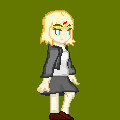
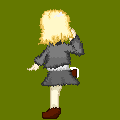
Comparing the layer stacks of the two w=120, h=120 images. Changes:
added group "頭" with 2 layers above "右手" over left=38, top=9, right=74, bottom=46
added layer "向內" (1st of 2, in "頭") in group "頭" over left=38, top=9, right=74, bottom=46
renamed "頭" to "向右", hid it, moved it into group "頭", painted on it over left=38, top=9, right=76, bottom=46
added group "右手" with 2 layers above "脖子" over left=38, top=27, right=85, bottom=88
added layer "上灣" in group "右手" over left=58, top=27, right=85, bottom=57
renamed "右手" to "直", hid it, moved it into group "右手", painted on it over left=37, top=41, right=60, bottom=93
added group "身體" with 2 layers above "裙表" over left=43, top=39, right=71, bottom=73
added layer "向內" (2nd of 2, in "身體") in group "身體" over left=43, top=39, right=71, bottom=71
renamed "身體" to "向右", hid it, moved it into group "身體", painted on it over left=46, top=40, right=70, bottom=76
added group "裙表" with 2 layers above "左腳" over left=41, top=58, right=80, bottom=89
renamed "裙表" to "向右", moved it into group "裙表", painted on it over left=40, top=68, right=80, bottom=120
added group "左腳" with 2 layers above "右腳" over left=42, top=78, right=80, bottom=119
added layer "直" (2nd of 5, in "左腳") in group "左腳" over left=42, top=85, right=62, bottom=119
renamed "左腳" to "微彎", hid it, moved it into group "左腳", painted on it over left=58, top=78, right=80, bottom=120
added group "右腳" with 6 layers above "裙底" over left=53, top=41, right=85, bottom=115
renamed "右腳" to "直", moved it into group "右腳", painted on it over left=49, top=69, right=77, bottom=120
renamed "裙底" to "直", hid it, moved it into group "裙底", painted on it over left=40, top=75, right=80, bottom=96
added group "左手" with 1 layers above "背景 拷貝" over left=27, top=45, right=54, bottom=71
renamed "左手" to "直", moved it into group "左手", painted on it over left=27, top=45, right=80, bottom=85
…and 3 more changes (2 added, 1 painted, 1 renamed, 1 stack)
